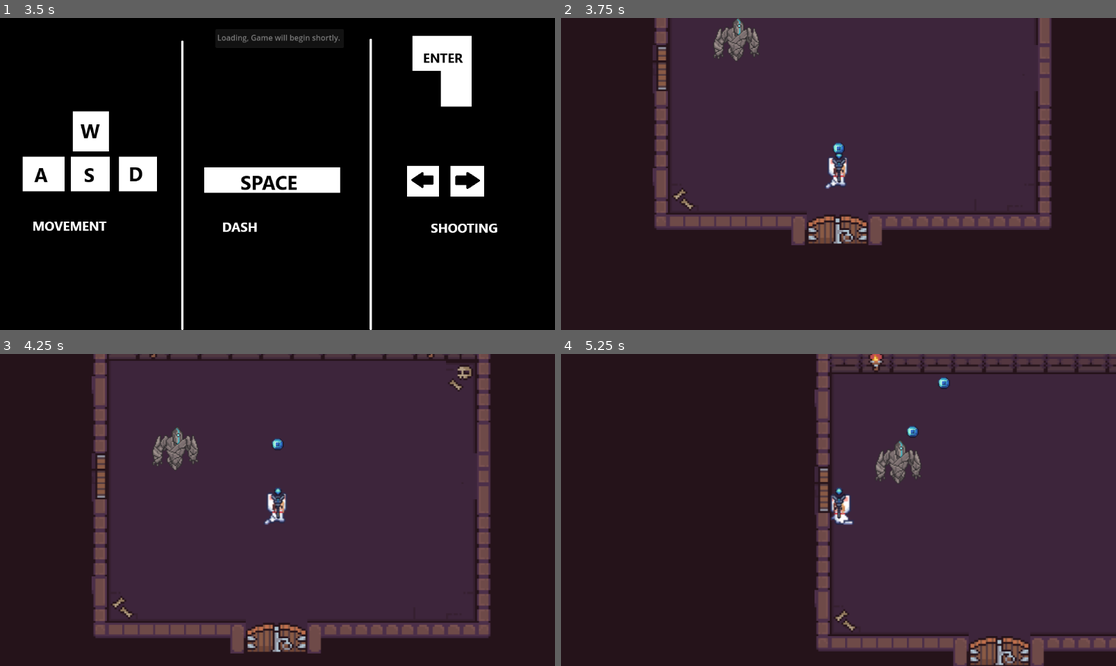
Above: before the commit, frames 1-4 (two rows, left to right).
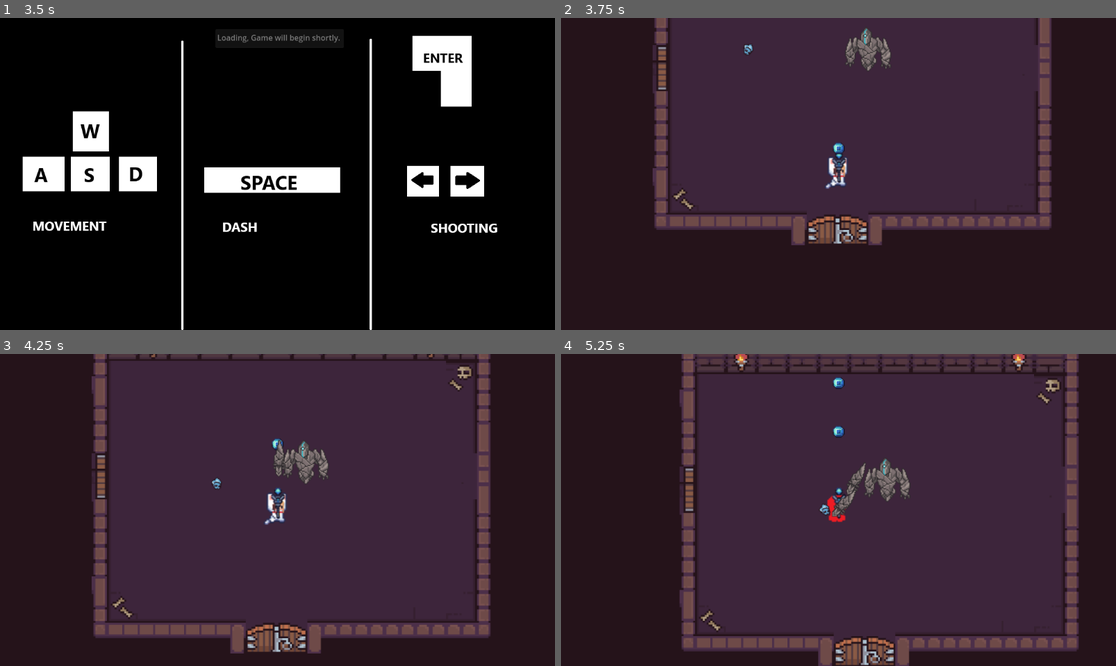
Above: after the commit, the same moments.

Repository: 50002/TaitajaRaSeKo25
Game: Godot game, scene res://start.tscn
Two runs of this game, one before a commit and one after it. Both use one fixed random seed, a clock stepped at 60 frames per second and the inputs below.
Inputs:
- Up to frame 1 (3.5 s): click "Start" at 0.5 s; tap Enter (Attack) at 1.25, 2.1, 2.75, 3.05 s; hold D (RIGHT) 1.28-2.03 s; hold Enter (Attack) 1.28-2.03 s; tap Space (Dash) at 2 s; hold S (DOWN) 2.03-2.78 s; hold D (RIGHT) from 2.78 s (still down); hold Space (Dash) from 2.78 s (still down)
- Up to frame 2 (3.75 s): release D (RIGHT) at 3.53 s; release Space (Dash) at 3.53 s; hold W (UP) from 3.53 s (still down); tap Enter (Attack) at 3.6 s
- Up to frame 3 (4.25 s): keep holding W (UP)
- Up to frame 4 (5.25 s): release W (UP) at 4.28 s; hold Enter (Attack) 4.28-5.03 s; hold A (LEFT) from 4.28 s (still down); tap Space (Dash) at 5.1 s

Frame 1 is identical in both runs. In frame 2, 1.1% of the frame differs, in the area x 27-60%, y 0-17%; in frame 3, 1.2%; in frame 4, 36%, in the area x 21-100%, y 0-100%.

Commit message:
ArmBlaster

Diff:
--- a/new-game-project/Boss.tscn
+++ b/new-game-project/Boss.tscn
@@ -904,12 +904,11 @@
 frame = 8
 frame_progress = 1.0
 
-[node name="Attacks" type="Node" parent="CollisionShape2D"]
-
-[node name="ArmblasterSpawn" type="Node2D" parent="CollisionShape2D/Attacks"]
-position = Vector2(27, -13)
-
-[node name="LaserSpawn" type="Node2D" parent="CollisionShape2D/Attacks"]
+[node name="ArmblasterSpawn" type="Node2D" parent="CollisionShape2D"]
+position = Vector2(27, -11)
+
+[node name="LaserSpawn" type="Node2D" parent="CollisionShape2D"]
+position = Vector2(0, 2)
 
 [node name="AttackTimer" type="Timer" parent="."]
 wait_time = 0.1
--- a/new-game-project/Enemy.gd
+++ b/new-game-project/Enemy.gd
@@ -6,7 +6,7 @@
 var Health = 3
 
 func _ready() -> void:
-	player = get_parent().get_node("CharacterBody2D")
+	player = get_parent().get_node("Player")
 
 
 func _process(delta: float) -> void:
--- a/new-game-project/Level1.tscn
+++ b/new-game-project/Level1.tscn
@@ -1,8 +1,9 @@
-[gd_scene load_steps=6 format=4 uid="uid://b53v8kvqiau3"]
+[gd_scene load_steps=7 format=4 uid="uid://b53v8kvqiau3"]
 
 [ext_resource type="Texture2D" uid="uid://bnqt8wmkh2gh" path="res://2D Pixel Dungeon Asset Pack v2.0/2D Pixel Dungeon Asset Pack/Dungeon_Tileset_at.png" id="1_rs3bh"]
 [ext_resource type="PackedScene" uid="uid://n24fa1ogoy0n" path="res://Player.tscn" id="2_t0ek6"]
 [ext_resource type="PackedScene" uid="uid://d27s21rkp4c6p" path="res://Boss.tscn" id="3_o1e8b"]
+[ext_resource type="PackedScene" uid="uid://c22kfodm8tg88" path="res://Skull_enemy.tscn" id="3_wyn04"]
 
 [sub_resource type="TileSetAtlasSource" id="TileSetAtlasSource_wgwje"]
 texture = ExtResource("1_rs3bh")
@@ -1209,5 +1210,8 @@
 position = Vector2(225, 278)
 scale = Vector2(1.5, 1.5)
 
+[node name="CharacterBody2D2" parent="." instance=ExtResource("3_wyn04")]
+position = Vector2(124, 122)
+
 [node name="Boss" parent="." instance=ExtResource("3_o1e8b")]
-position = Vector2(120, 126)
+position = Vector2(255, 135)
--- a/new-game-project/Skull_enemy.tscn
+++ b/new-game-project/Skull_enemy.tscn
@@ -52,7 +52,7 @@
 
 [node name="Area2D" type="Area2D" parent="."]
 collision_layer = 0
-collision_mask = 2
+collision_mask = 10
 
 [node name="CollisionShape2D" type="CollisionShape2D" parent="Area2D"]
 shape = SubResource("CircleShape2D_6cx3b")
--- a/new-game-project/armblaster.tscn
+++ b/new-game-project/armblaster.tscn
@@ -56,13 +56,27 @@
 "speed": 15.0
 }]
 
+[sub_resource type="CapsuleShape2D" id="CapsuleShape2D_vs1rs"]
+radius = 5.0
+height = 24.0
+
 [node name="Armblaster" type="CharacterBody2D"]
 script = ExtResource("1_0rytw")
 
 [node name="CollisionShape2D" type="CollisionShape2D" parent="."]
 shape = SubResource("RectangleShape2D_5a7jk")
+disabled = true
 
 [node name="AnimatedSprite2D" type="AnimatedSprite2D" parent="CollisionShape2D"]
 sprite_frames = SubResource("SpriteFrames_uy3d2")
-frame_progress = 0.0243343
+frame_progress = 0.918353
 offset = Vector2(-2.5, 1)
+
+[node name="Hurt" type="Area2D" parent="."]
+collision_layer = 8
+collision_mask = 8
+
+[node name="CollisionShape2D" type="CollisionShape2D" parent="Hurt"]
+position = Vector2(5, 0)
+rotation = 1.5708
+shape = SubResource("CapsuleShape2D_vs1rs")
--- a/new-game-project/boss.gd
+++ b/new-game-project/boss.gd
@@ -1,19 +1,35 @@
 extends CharacterBody2D
+
+
+var player
+const BASE_SPEED = 500
+var direction
 
 var HP := 50
 const Actions = [1, 2, 3]
 var blaster = preload("res://armblaster.tscn")
+
+func _ready() -> void:
+	player = get_parent().get_node("Player")
+
+
 func _physics_process(delta: float) -> void:
-	print(str(Actions[0]))
-	print(str(Actions[1]))
-	print(str(Actions[2]))
+	print(str($"CollisionShape2D/ArmblasterSpawn".global_position))
+
+	direction=(player.position - $".".position).normalized()
+	velocity = direction * BASE_SPEED * delta
+	if player.position.x < position.x:
+		$CollisionShape2D.scale = Vector2(-1, 1)
+	else:
+		$CollisionShape2D.scale = Vector2(1, 1)
+	move_and_slide()
 
 
 func _on_attack_timer_timeout() -> void:
 	var atk = Actions.pick_random()
 	if atk == 1:
 		var shot = blaster.instantiate()
-		shot.pos = $"CollisionShape2D/Attacks/ArmblasterSpawn".global_position
+		shot.pos = $"CollisionShape2D/ArmblasterSpawn".global_position
 		get_parent().add_child(shot)
 	elif atk == 2:
 		pass #laser
Not shown: 1 places in new-game-project/armblaster.tscn that only renumber resources
